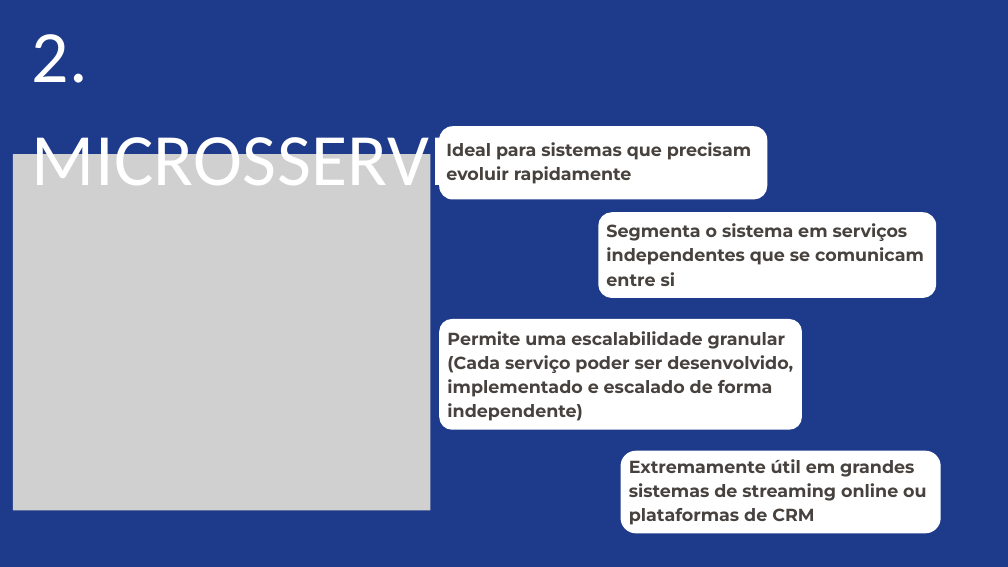
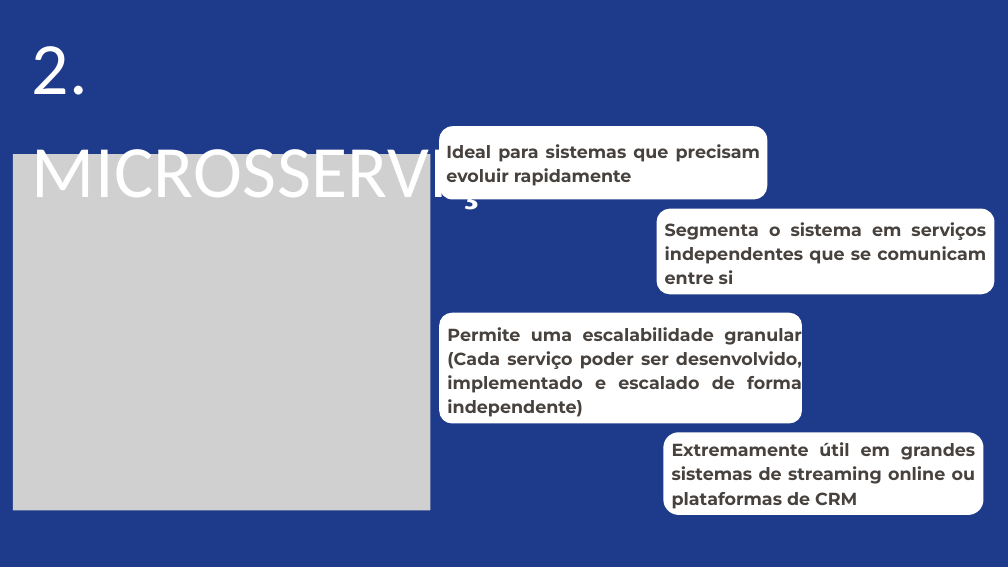
Before and after one commit to Liche008/Eng-Soft2-Grupo2, a slide deck: slide 7 of Apresentacao.pptx. Drawn at 1008x567 pixels with LibreOffice and Linux fonts; fonts in the diff are those of the drawing; grey boxes stand for pictures. Boxes give left, top, right and bottom in pixels: in the first picture for what was removed or moved away, otherwise in the second. Text is boxed around its words. In the diff, an @@ line names an element or a change of style, - is before the commit and + after.

```diff
--- a/Apresentacao.pptx
+++ b/Apresentacao.pptx
@@ text "2. MICROSSERVIÇOS": place and size @@
-text "2. MICROSSERVIÇOS" at <box>32,34,571,203</box>
+text "2. MICROSSERVIÇOS" at <box>32,46,571,214</box>
@@ picture at <box>13,154,430,511</box>: outline redrawn @@
@@ freeform shape: place and size @@
-freeform shape at <box>598,212,936,298</box>
+freeform shape at <box>657,209,995,294</box>
@@ text "Segmenta o sistema em serviços ...": place and size @@
-text "Segmenta o sistema em serviços ..." at <box>606,223,924,286</box>
+text "Segmenta o sistema em serviços ..." at <box>665,222,986,284</box>
@@ freeform shape: place and size @@
-freeform shape at <box>439,319,802,430</box>
+freeform shape at <box>439,312,802,423</box>
@@ freeform shape: place and size @@
-freeform shape at <box>620,451,940,533</box>
+freeform shape at <box>663,432,983,515</box>
@@ alignment left to justified in 4 elements at <box>446,144,760,186</box>, <box>447,327,802,417</box>, <box>665,222,986,284</box>, <box>672,442,975,509</box> @@
@@ text "Extremamente útil em grandes sistemas ...": place and size @@
-text "Extremamente útil em grandes sistemas ..." at <box>629,459,926,525</box>
+text "Extremamente útil em grandes sistemas ..." at <box>672,442,975,509</box>
```
Also in this commit, not shown: 9 other slides changed, 8 slides added, 5 slides removed, 1 other file.
